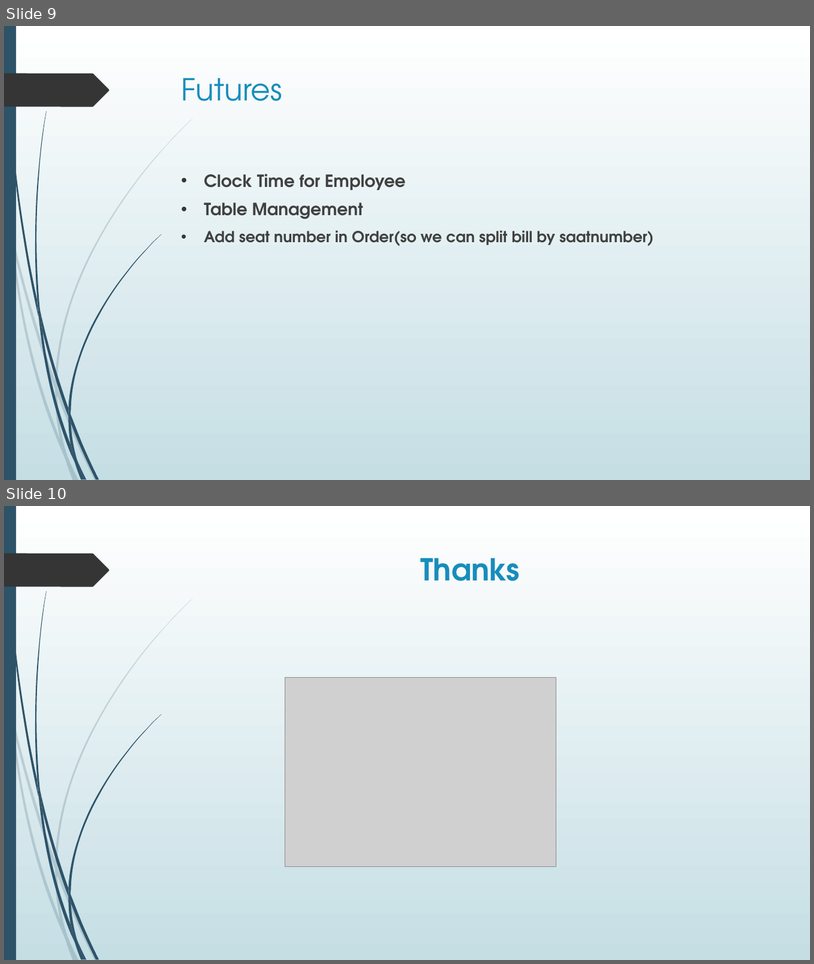
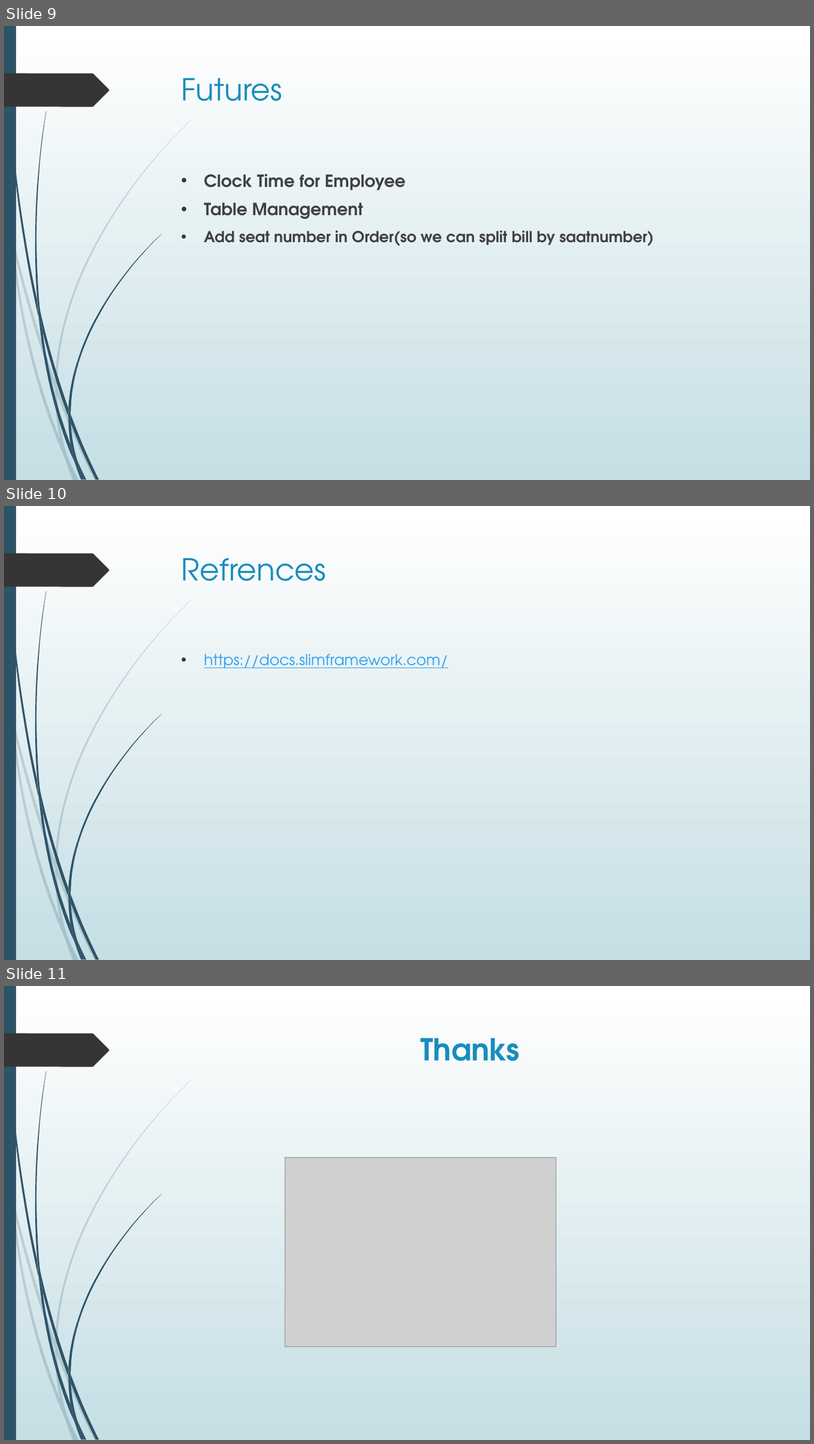
Before and after one commit to Azam6169/storageSystem, a slide deck: PHP-Presentation.pptx. Shown one above the other, each under a label of ours: slides 9 and 10 before the commit, slides 9, 10 and 11 after it. The pictures are 814x964 and 814x1444 pixels, drawn with LibreOffice and Linux fonts; fonts in the diff are those of the drawing; grey boxes stand for pictures. Boxes give left, top, right and bottom in pixels: in the first picture for what was removed or moved away, otherwise in the second. Text is boxed around its words. In the diff, an @@ line names an element or a change of style, - is before the commit and + after.

```diff
--- a/PHP-Presentation.pptx
+++ b/PHP-Presentation.pptx
@@ slide 10 added at (4, 506, 810, 960), background gradient #FFFFFF to #C5DEE5; not listed: 24 template elements that a slide beside it also shows @@
@@ title added at (182, 558, 326, 581), 36 pt, text #178DBB @@
+Refrences
@@ text added at (204, 654, 448, 668), 18 pt, text #2DA0F1, underline @@
+• https://docs.slimframework.com/
@@ what was slide 10 is now slide 11 @@
```
Also in this commit, not shown: 1 slide changed, 5 other files.
